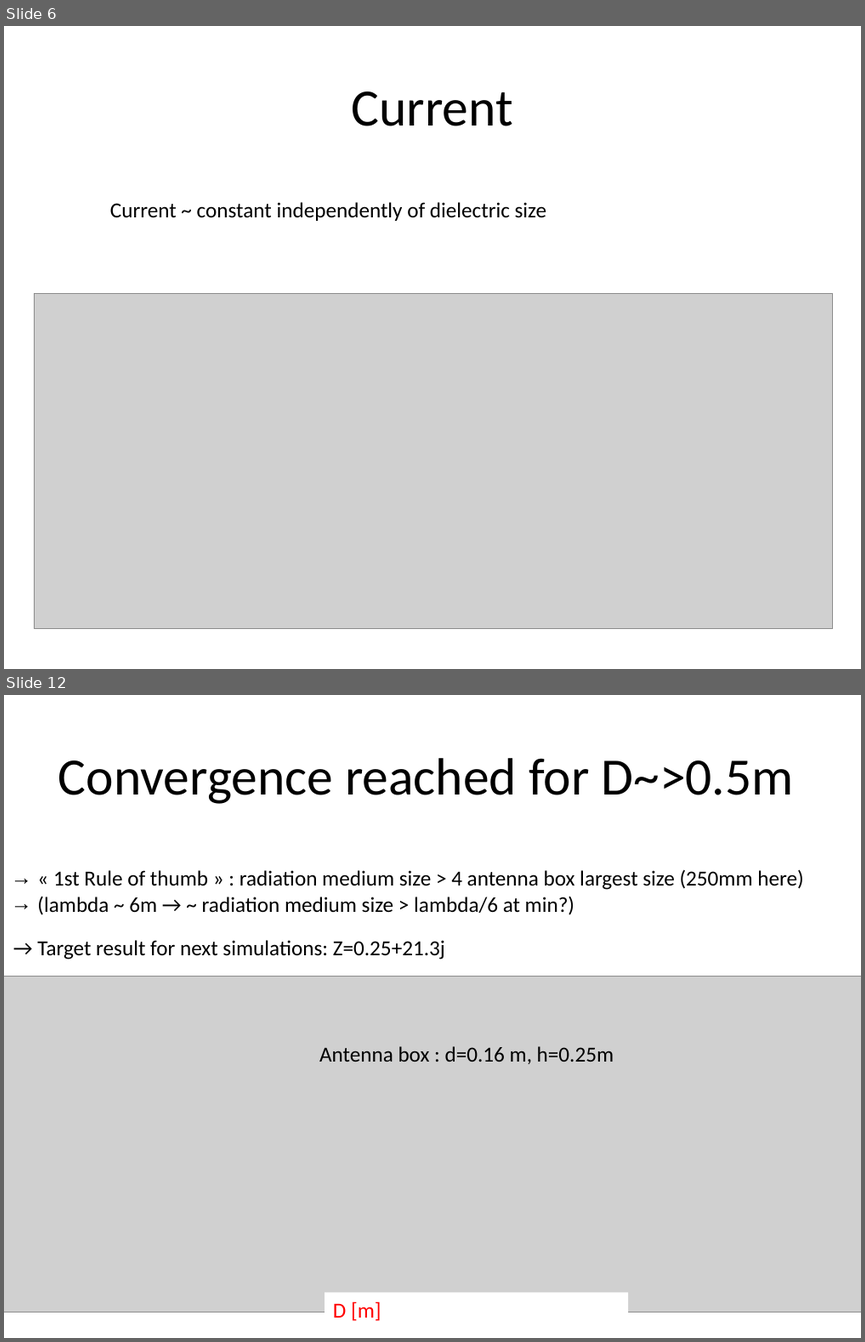
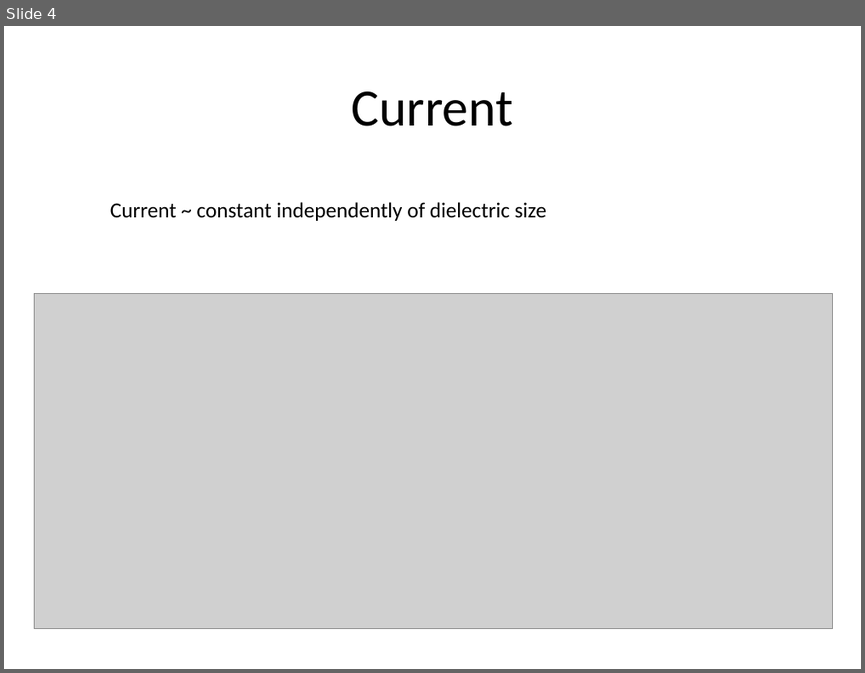
Before and after one commit to jhillairet/SOFT2018_Cold_Plasma_Modeling, a slide deck: Test Configurations/Results.pptx. Shown one above the other, each under a label of ours: slides 6 and 12 before the commit, slide 4 after it; the slides between them are not shown. The pictures are 865x1342 and 865x673 pixels, drawn with LibreOffice and Linux fonts; fonts in the diff are those of the drawing; grey boxes stand for pictures. Boxes give left, top, right and bottom in pixels: in the first picture for what was removed or moved away, otherwise in the second. Text is boxed around its words. In the diff, an @@ line names an element or a change of style, - is before the commit and + after.

Commit message:
Added the ANITITER II results

```diff
--- a/Test Configurations/Results.pptx
+++ b/Test Configurations/Results.pptx
@@ slide 12 removed at [4,695,861,1338], background #FFFFFF @@
@@ title removed at [58,758,793,804] @@
-Convergence reached for D~>0.5m
@@ text removed at [37,869,803,915] @@
-→ « 1st Rule of thumb » : radiation medium size > 4 antenna box largest size (250mm here)
-→ (lambda ~ 6m → ~ radiation medium size > lambda/6 at min?)
@@ text removed at [37,940,445,959] @@
-→ Target result for next simulations: Z=0.25+21.3j
@@ picture removed at [4,976,861,1312] @@
@@ text removed at [319,1046,613,1064] @@
-Antenna box : d=0.16 m, h=0.25m
@@ rectangle removed at [324,1293,628,1327] @@
-D [m]
@@ what was slide 6 is now slide 4 @@
```
Also in this commit, not shown: 12 slides added, 13 other slides removed.
